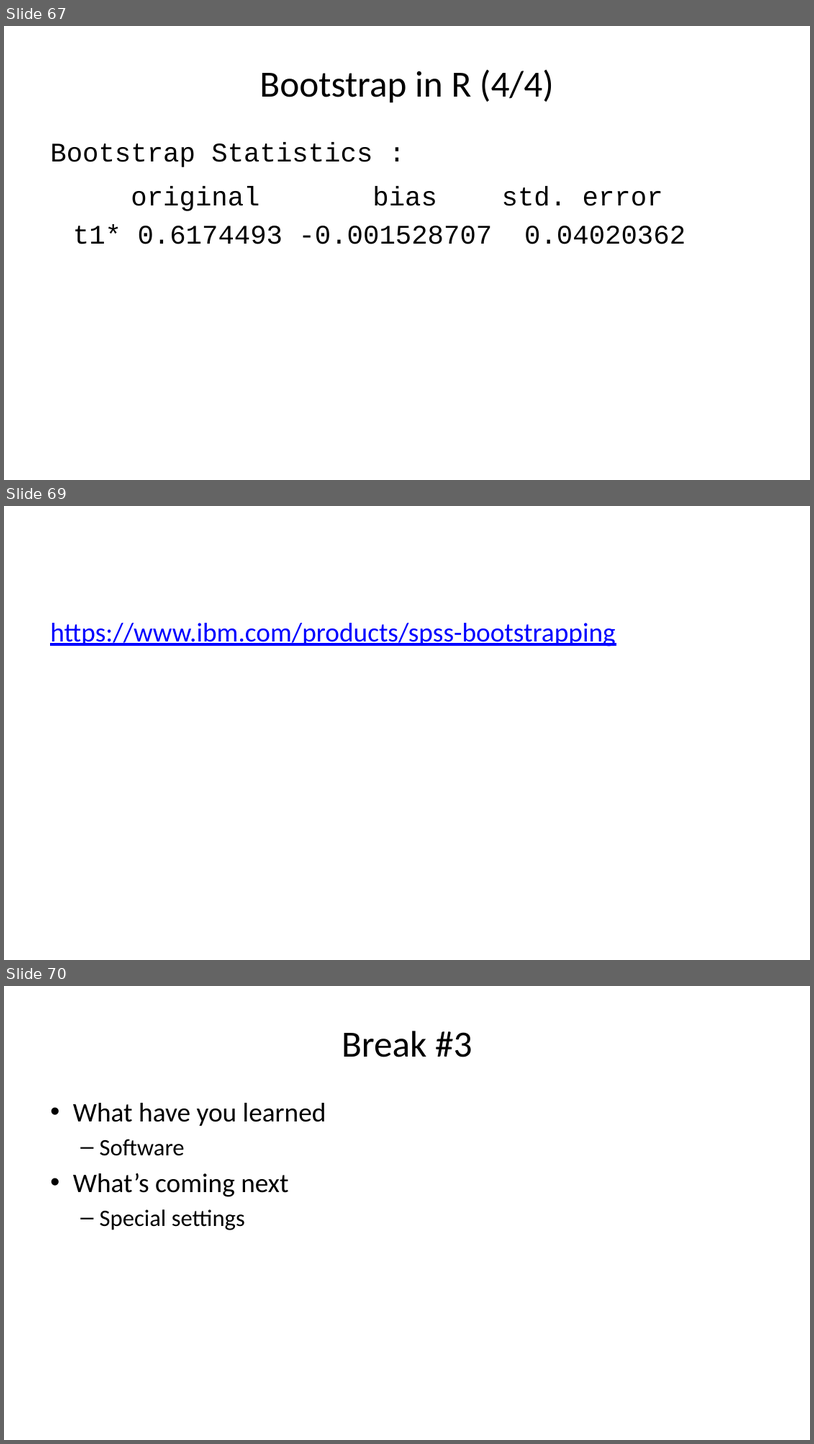
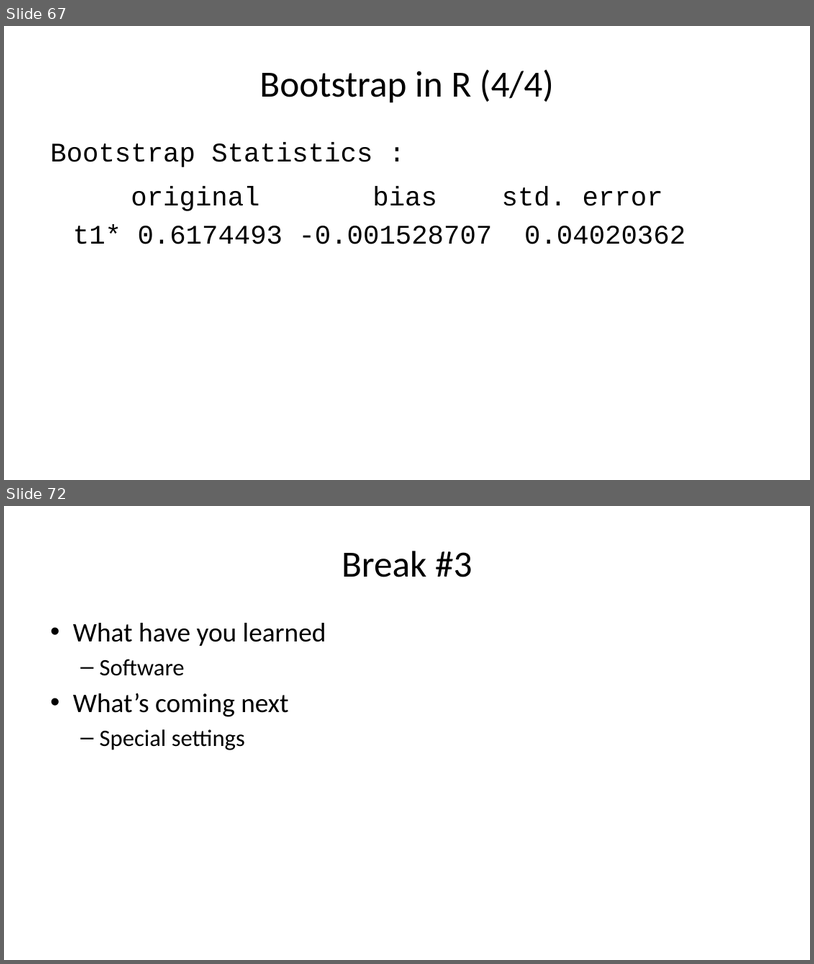
Before and after one commit to pmean/papers-and-presentations, a slide deck: bootstrap/src/bootstrap-slides.pptx. Shown one above the other, each under a label of ours: slides 67, 69 and 70 before the commit, slides 67 and 72 after it; the slides between them are not shown. The pictures are 814x1444 and 814x964 pixels, drawn with LibreOffice and Linux fonts; fonts in the diff are those of the drawing. Boxes give left, top, right and bottom in pixels: in the first picture for what was removed or moved away, otherwise in the second. Text is boxed around its words. In the diff, an @@ line names an element or a change of style, - is before the commit and + after.

Commit message:
Finalized SPSS example in boostrap-slides

```diff
--- a/bootstrap/src/bootstrap-slides.pptx
+++ b/bootstrap/src/bootstrap-slides.pptx
@@ slide 69 removed at <box>4,506,810,960</box>, background #FFFFFF @@
@@ text removed at <box>50,623,615,646</box> @@
-https://www.ibm.com/products/spss-bootstrapping
@@ what was slide 70 is now slide 72 @@
```
Also in this commit, not shown: 1 slide changed, 3 slides added, 3 other files.
